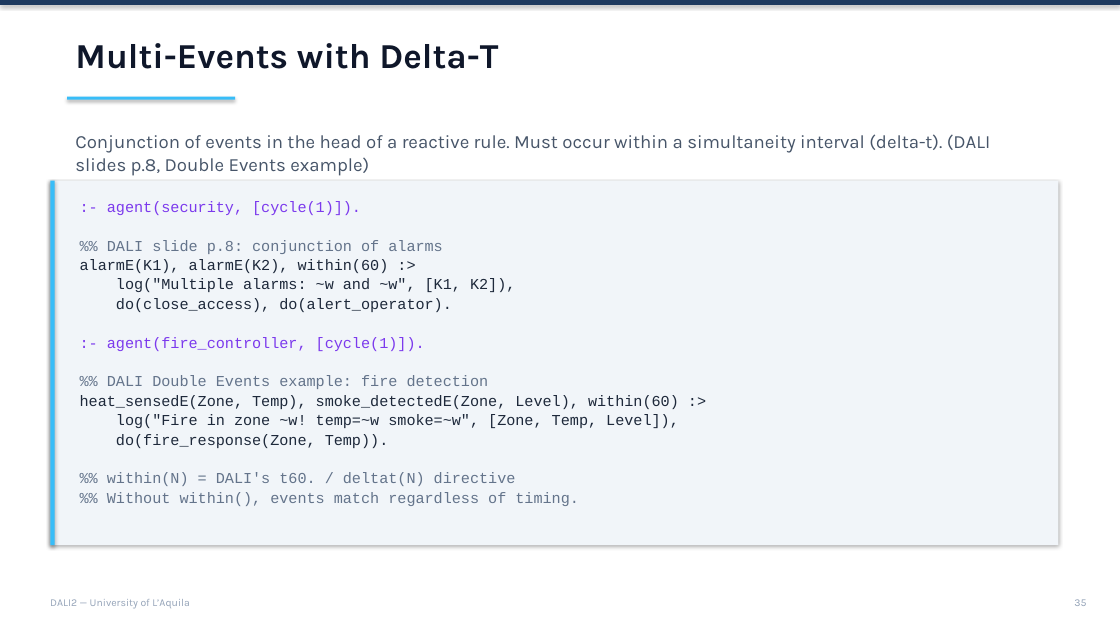
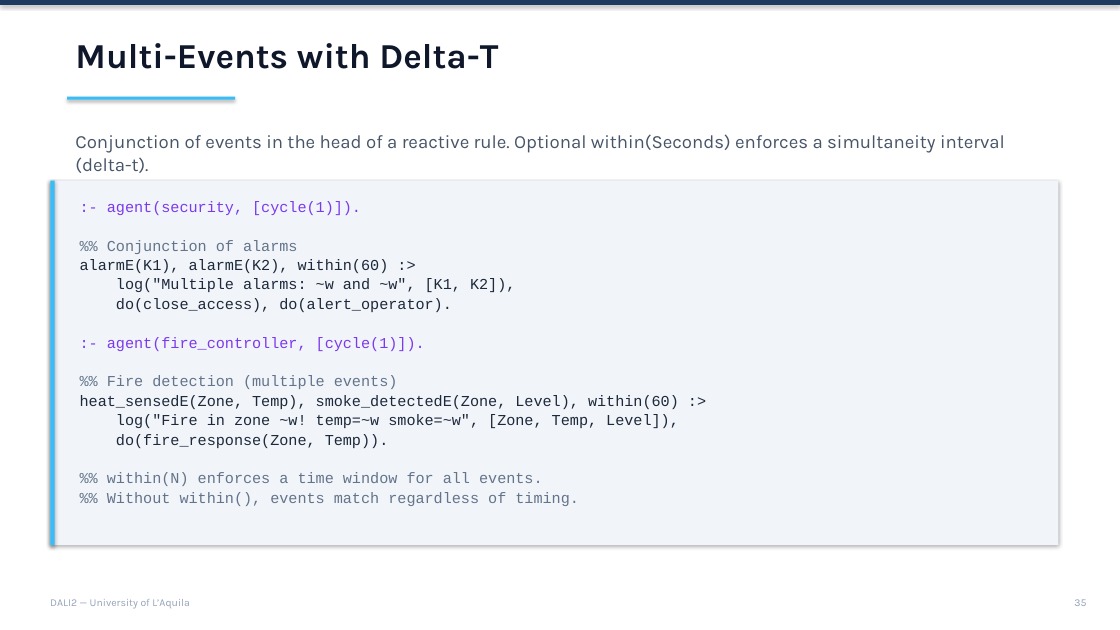
Before and after one commit to AAAI-DISIM-UnivAQ/DALI2, a slide deck: slide 35 of slides/Slides.pptx. Drawn at 1120x630 pixels with LibreOffice and Linux fonts; fonts in the diff are those of the drawing. Boxes give left, top, right and bottom in pixels: in the first picture for what was removed or moved away, otherwise in the second. Text is boxed around its words. In the diff, an @@ line names an element or a change of style, - is before the commit and + after.

```diff
--- a/slides/Slides.pptx
+++ b/slides/Slides.pptx
@@ text at [75, 134, 1005, 173]: text changed @@
-Conjunction of events in the head of a reactive rule. Must occur within a simultaneity interval (delta-t). (DALI slides p.8, Double Events example)
+Conjunction of events in the head of a reactive rule. Optional within(Seconds) enforces a simultaneity interval (delta-t).
@@ text at [107, 240, 298, 254]: text changed @@
-%% DALI slide p.8: conjunction of alarms
+%% Conjunction of alarms
@@ text at [107, 375, 398, 389]: text changed @@
-%% DALI Double Events example: fire detection
+%% Fire detection (multiple events)
@@ text at [107, 472, 543, 486]: text changed @@
-%% within(N) = DALI's t60. / deltat(N) directive
+%% within(N) enforces a time window for all events.
```
Also in this commit, not shown: 19 other slides changed, 6 other files.
